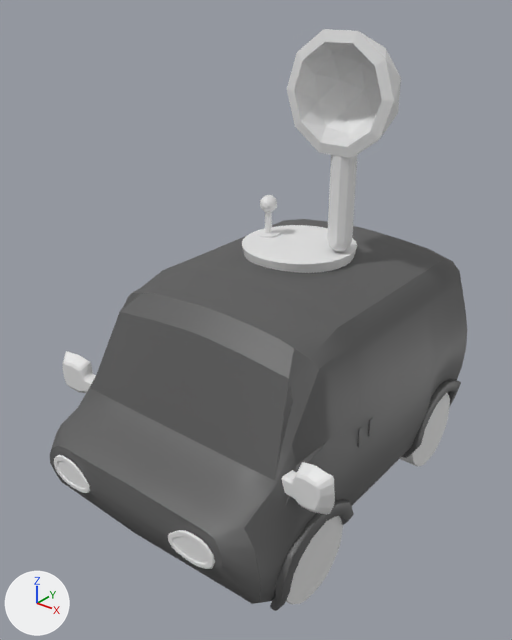
Renders of the Blender file Assets/Blender/van.blend from each side of a commit.
Before and after are seen from a camera (50 mm lens) standing at (1.0, -1.66, 2.21) and looking at (-0.72, 0.48, 0.88). The lights are fixed; the arrows at lower left show +X, +Y and +Z.

The first picture shows 'Circle', 'Circle.001', 'Circle.002', 'Circle.003', 'Icosphere.001', 'headlights', 'van body', 'van body.001', 'van body.002', 'wing mirrors'.
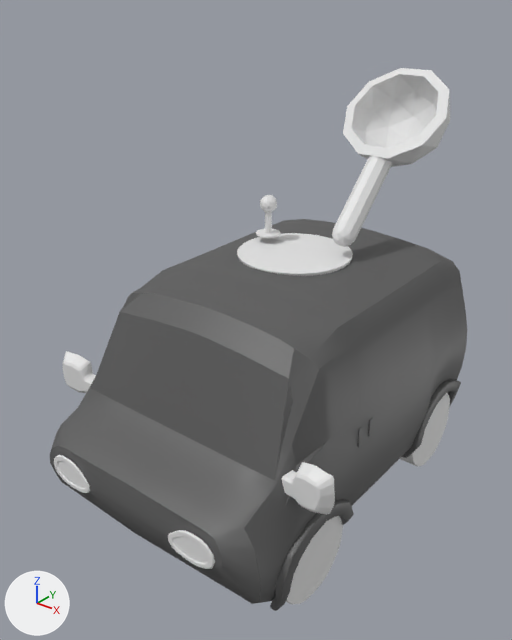
Pixel boxes [x1, y1, x2, y2] of what changed, in the pictures (512 x 640 px):
'Icosphere.001', moved, turned: before [287, 29, 401, 251]; after [332, 68, 450, 247]
'Circle.002', deleted: before [242, 225, 357, 273]
'launcherBase', added: after [237, 233, 353, 276]
'Circle.003', moved: [256, 229, 280, 238] in both

What changed in the scene script:
```text
Add me_circle_1:
    me_circle_1.from_pydata(...)  # 64 vertices, 62 faces; spans x -1.06..1.06, y -0.13..0.13, z -0.93..1.19
Remove ob_circle_002:
    ob_circle_002 = bpy.data.objects.new('Circle.002', me_circle)
    ob_circle_002.location = (-0.734, 0.81, 1.069)
    ob_circle_002.scale = (0.243, 0.243, 0.243)
Change ob_icosphere_001:
    add ob_icosphere_001.parent = ob_launcherbase
    add ob_icosphere_001.matrix_parent_inverse = Matrix(((4.12, 0.0, 0.0, 3.024), (0.0, 0.0, 4.12, -4.404), (0.0, -4.12, 0.0, 3.337), (0.0, 0.0, 0.0, 1.0)))
    ob_icosphere_001.rotation_euler: (-4.712, 1.571, 0.0) -> (-6.283, 0.785, -1.571)  # degrees (-270, 90, 0) -> degrees (-360, 45, -90)
Change ob_circle_003:
    add ob_circle_003.parent = ob_launcherbase
    add ob_circle_003.matrix_parent_inverse = Matrix(((4.12, 0.0, 0.0, 3.024), (0.0, 0.0, 4.12, -4.404), (0.0, -4.12, 0.0, 3.337), (0.0, 0.0, 0.0, 1.0)))
Add ob_launcherbase:
    ob_launcherbase = bpy.data.objects.new('launcherBase', me_circle_1)
    ob_launcherbase.location = (-0.734, 0.81, 1.069)
    ob_launcherbase.rotation_euler = (1.571, 0.0, 0.0)  # degrees (90, 0, 0)
    ob_launcherbase.scale = (0.243, 0.243, 0.243)
```
